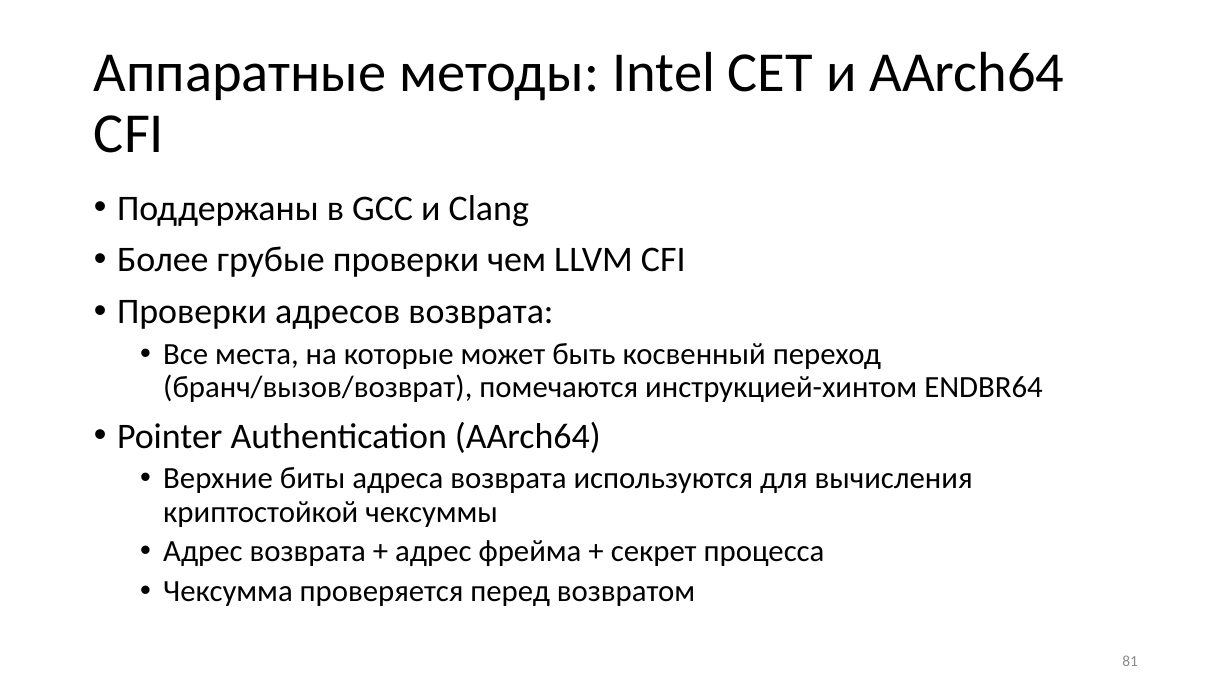
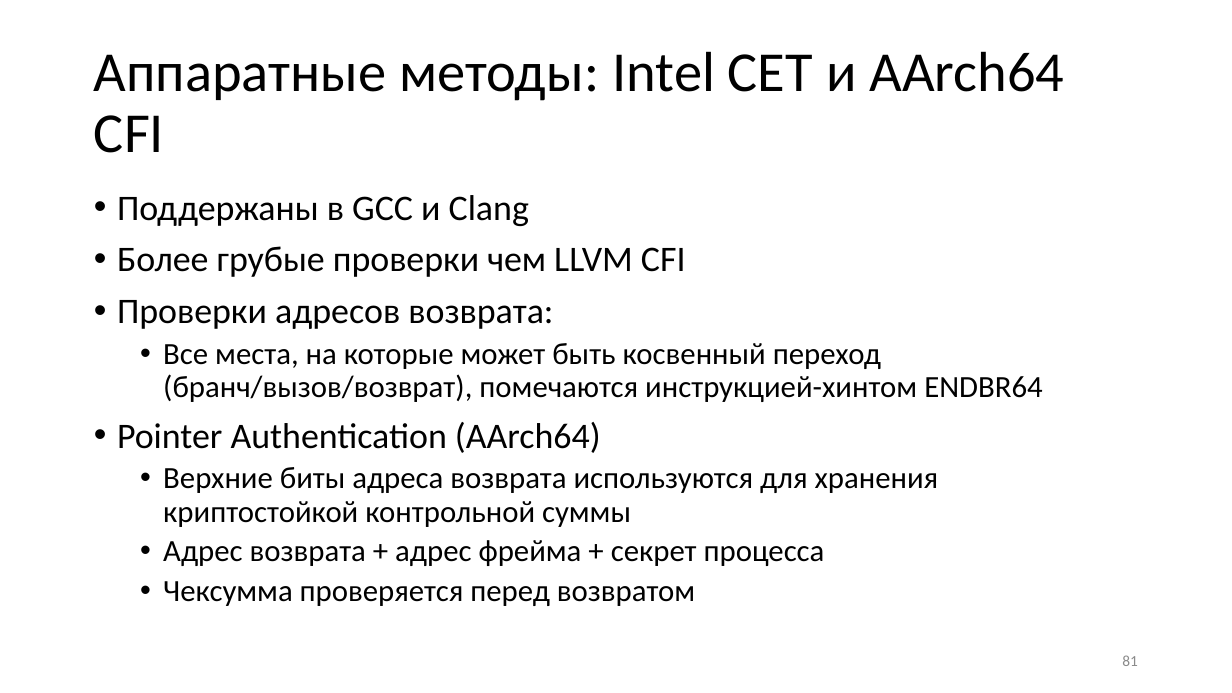
Before and after one commit to yugr/slides, a slide deck: slide 81 of CppZeroCost/2025/RU.pptx. Drawn at 1232x693 pixels with LibreOffice and Linux fonts; fonts in the diff are those of the drawing. Boxes give left, top, right and bottom in pixels: in the first picture for what was removed or moved away, otherwise in the second. Text is boxed around its words. In the diff, an @@ line names an element or a change of style, - is before the commit and + after.

```diff
--- a/CppZeroCost/2025/RU.pptx
+++ b/CppZeroCost/2025/RU.pptx
@@ text at (x1=163, y1=467, x2=939, y2=527): text changed @@
-  • Верхние биты адреса возврата используются для вычисления криптостойкой чексуммы
+  • Верхние биты адреса возврата используются для хранения криптостойкой контрольной суммы
```
Also in this commit, not shown: 36 other slides changed, 1 slide added, 4 other files.
